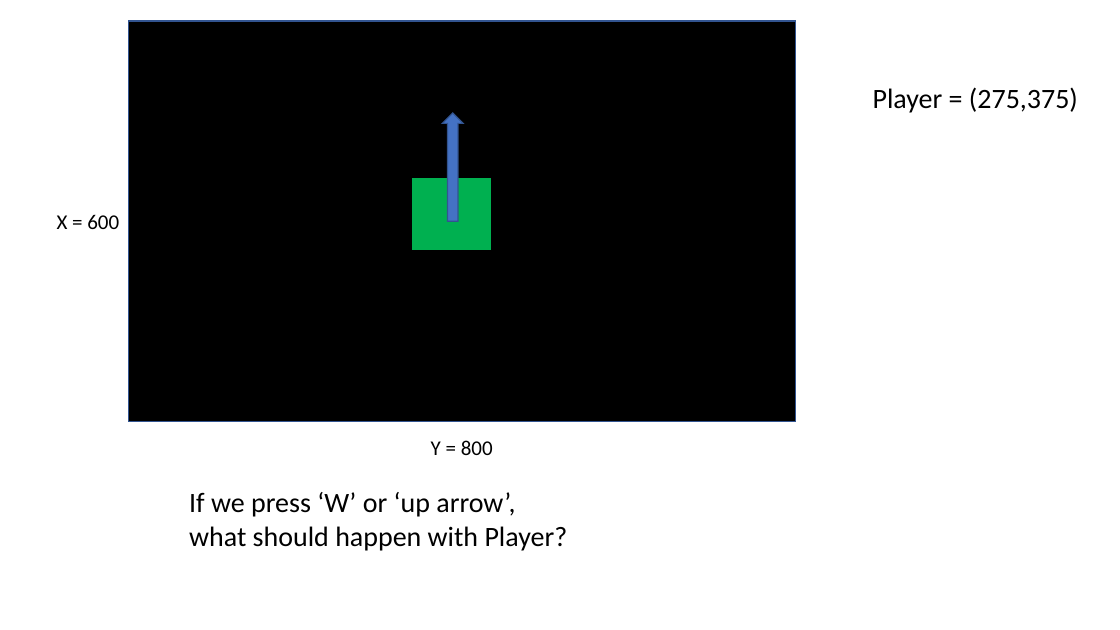
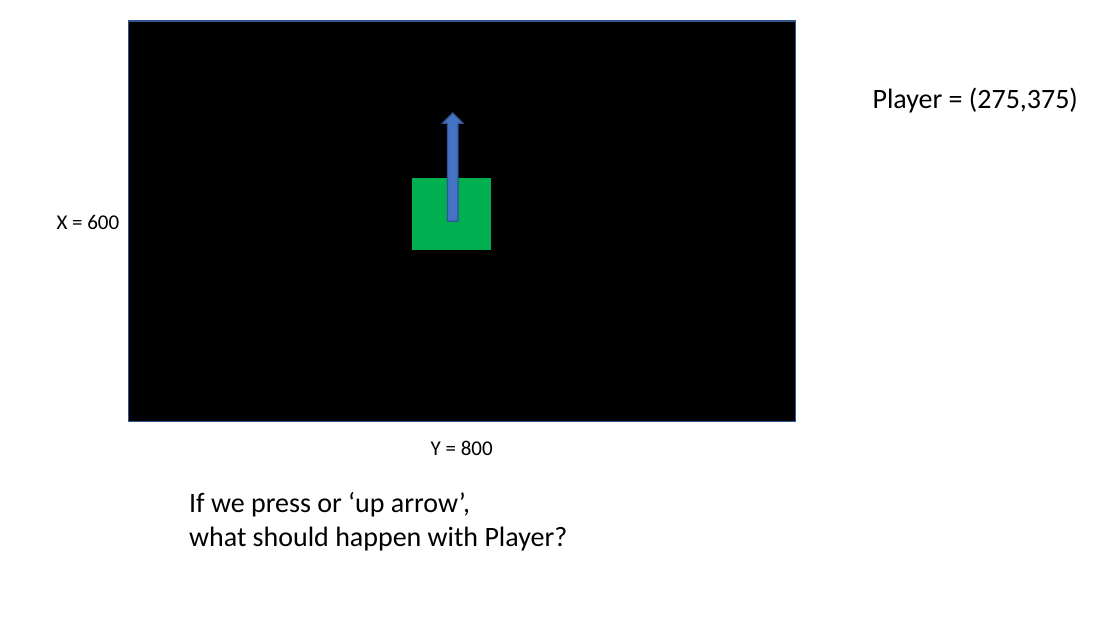
Before and after one commit to JoZonneveld/TCR-python-lessons, a slide deck: slide 14 of Lessons/Jaar 1/Lesson 0 - Game/Building a game.pptx (slide 13 before the commit). Drawn at 1120x630 pixels with LibreOffice and Linux fonts; fonts in the diff are those of the drawing; background and template pictures are left out. Boxes give left, top, right and bottom in pixels: in the first picture for what was removed or moved away, otherwise in the second. Text is boxed around its words. In the diff, an @@ line names an element or a change of style, - is before the commit and + after.

```diff
--- a/Lessons/Jaar 1/Lesson 0 - Game/Building a game.pptx
+++ b/Lessons/Jaar 1/Lesson 0 - Game/Building a game.pptx
@@ text at (x1=189, y1=492, x2=470, y2=517): text changed @@
-If we press ‘W’ or ‘up arrow’,
+If we press or ‘up arrow’,
```
Also in this commit, not shown: 10 other slides changed, 6 slides added, 1 slide removed.
